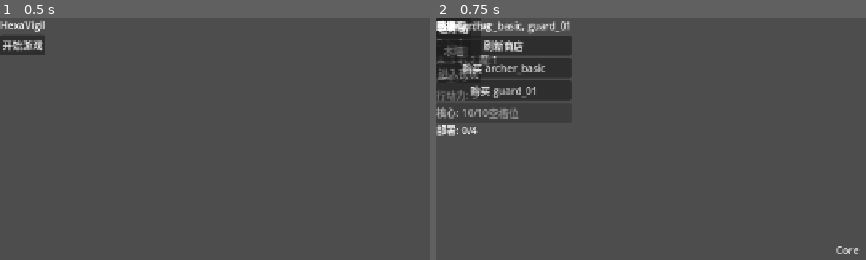
Above: before the commit, frames 1-2 (left to right).
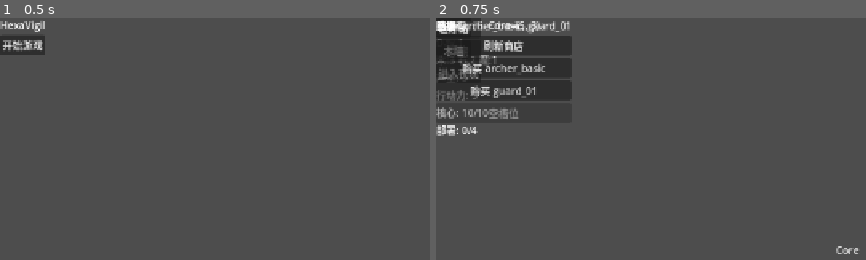
Above: after the commit, the same moments.

Repository: cl0udtide/buaase-hexavigil
Game: Godot game, scene res://scenes/bootstrap/MainMenu.tscn
Same seed, same stepped clock (60 frames per second), same inputs: the game is played once before the commit and once after it.
Inputs:
- Up to frame 1 (0.5 s): no input
- Up to frame 2 (0.75 s): click "开始游戏" at 0.5 s

Frame 1 is identical in both runs. In frame 2, 0.3% of the frame differs, in the area x 8-25%, y 1-6%.
Error before the commit: Trying to assign an array of type "Array" to a variable of type "Array[Vector2i]". (res://scripts/map/map_manager.gd:20)

Commit message:
fix(地图): 修复地图生成时刷怪点数组类型错误

Diff:
--- a/scripts/map/map_generator.gd
+++ b/scripts/map/map_generator.gd
@@ -3,7 +3,7 @@
 
 
 static func generate(width: int, height: int) -> Dictionary:
-	var cells := {}
+	var cells: Dictionary = {}
 	for y in range(height):
 		for x in range(width):
 			var data := CellData.new()
@@ -18,7 +18,11 @@
 	core_data.is_core = true
 	core_data.discovered = true
 
-	var spawn_cells := [Vector2i(0, 0), Vector2i(width - 1, 0), Vector2i(0, height - 1)]
+	var spawn_cells: Array[Vector2i] = [
+		Vector2i(0, 0),
+		Vector2i(width - 1, 0),
+		Vector2i(0, height - 1)
+	]
 	for index in range(spawn_cells.size()):
 		var spawn_cell: Vector2i = spawn_cells[index]
 		if cells.has(spawn_cell):
--- a/scripts/map/map_manager.gd
+++ b/scripts/map/map_manager.gd
@@ -15,9 +15,11 @@
 
 
 func generate_new_map(_seed: int) -> void:
-	var generated := MapGenerator.generate(width, height)
+	var generated: Dictionary = MapGenerator.generate(width, height)
 	_cells = generated.get("cells", {})
-	_spawn_cells = generated.get("spawn_cells", [])
+	_spawn_cells.clear()
+	for cell_variant: Variant in generated.get("spawn_cells", []):
+		_spawn_cells.append(cell_variant as Vector2i)
 	_core_cell = generated.get("core_cell", Vector2i.ZERO)
 	refresh_all_layers()
 
